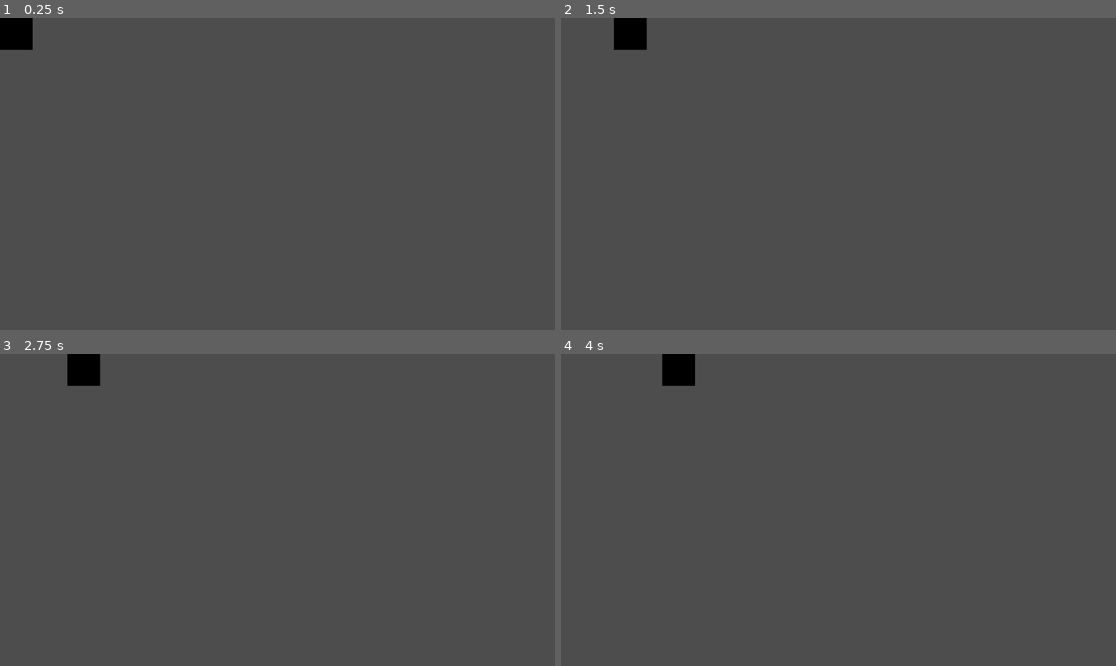
Above: before the commit, frames 1-4 (two rows, left to right).
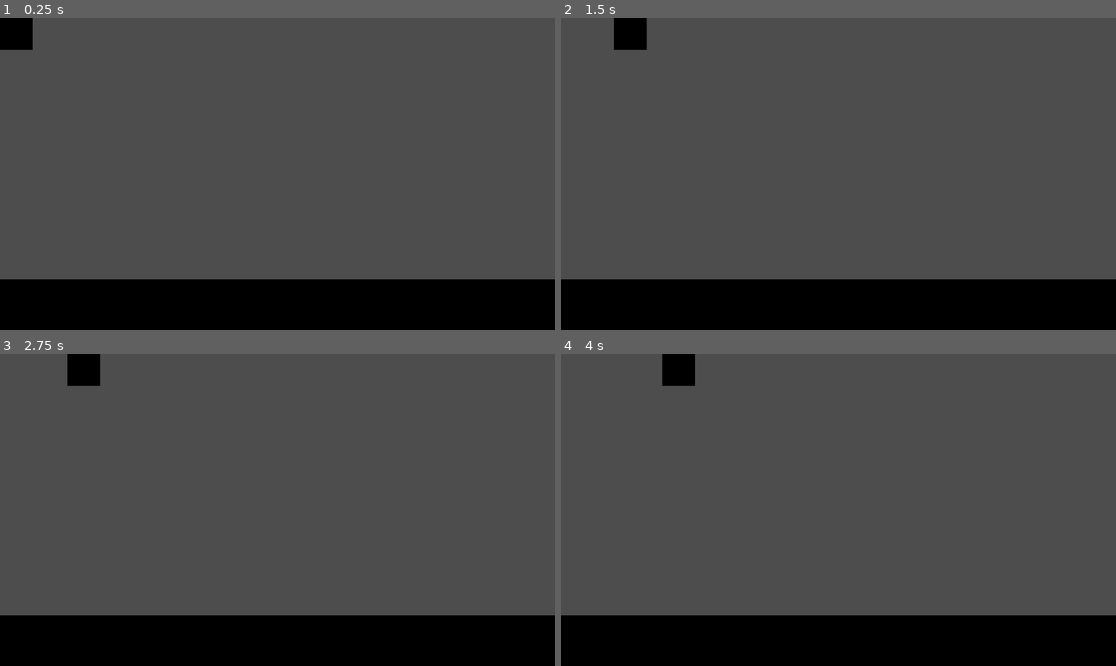
Above: after the commit, the same moments.

Repository: emilykrohn/CraneGame
Game: Godot game, scene res://main.tscn
Same seed, same stepped clock (60 frames per second), same inputs: the game is played once before the commit and once after it.
Inputs:
- Up to frame 1 (0.25 s): no input
- Up to frame 2 (1.5 s): tap Enter at 0.5 s; hold Right (ui_right) 0.53-1.28 s; tap Space (ui_select) at 0.77 s; hold Left (ui_left) from 1.28 s (still down)
- Up to frame 3 (2.75 s): tap Space (ui_select) at 1.52 s; release Left (ui_left) at 2.03 s; hold Right (ui_right) from 2.03 s (still down)
- Up to frame 4 (4 s): tap Space (ui_select) at 3.02, 3.77 s; release Right (ui_right) at 3.53 s; hold Left (ui_left) from 3.53 s (still down)

The runs differ from the first frame. In frame 1, 16% of the frame differs, in the area x 0-100%, y 83-100%; in frame 2, 16%; in frame 3, 16%; in frame 4, 16%.

Commit message:
Add ground scene

Diff:
--- /dev/null
+++ b/ground.tscn
@@ -0,0 +1,20 @@
+[gd_scene load_steps=4 format=3 uid="uid://b8rlobg5gkeui"]
+
+[ext_resource type="Texture2D" uid="uid://bwrb8qojorn64" path="res://crane_image.png" id="1_xndbr"]
+
+[sub_resource type="PhysicsMaterial" id="PhysicsMaterial_dg3fb"]
+
+[sub_resource type="RectangleShape2D" id="RectangleShape2D_3jf23"]
+
+[node name="Ground" type="StaticBody2D"]
+scale = Vector2(58.72, 5.89741)
+physics_material_override = SubResource("PhysicsMaterial_dg3fb")
+metadata/_edit_group_ = true
+
+[node name="CollisionShape2D" type="CollisionShape2D" parent="."]
+scale = Vector2(1, 0.945739)
+shape = SubResource("RectangleShape2D_3jf23")
+
+[node name="Sprite2D" type="Sprite2D" parent="."]
+scale = Vector2(19.9289, -19.2527)
+texture = ExtResource("1_xndbr")
--- a/main.tscn
+++ b/main.tscn
@@ -1,8 +1,12 @@
-[gd_scene load_steps=2 format=3 uid="uid://da3qgjsdv050s"]
+[gd_scene load_steps=3 format=3 uid="uid://da3qgjsdv050s"]
 
 [ext_resource type="PackedScene" uid="uid://b026yxwdqq3wq" path="res://crane.tscn" id="1_k2mhg"]
+[ext_resource type="PackedScene" uid="uid://b8rlobg5gkeui" path="res://ground.tscn" id="2_3di3x"]
 
 [node name="Main" type="Node"]
 
 [node name="Crane" parent="." instance=ExtResource("1_k2mhg")]
 position = Vector2(34, 33)
+
+[node name="Ground" parent="." instance=ExtResource("2_3di3x")]
+position = Vector2(572, 600)
